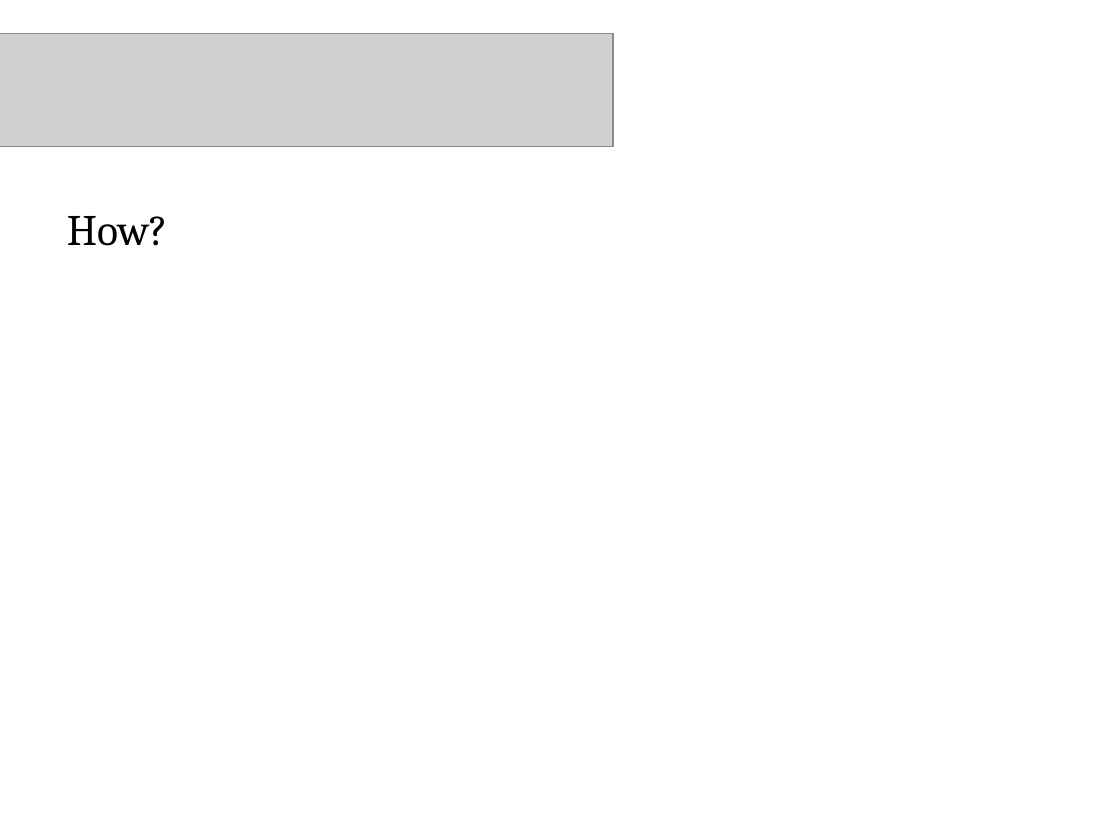
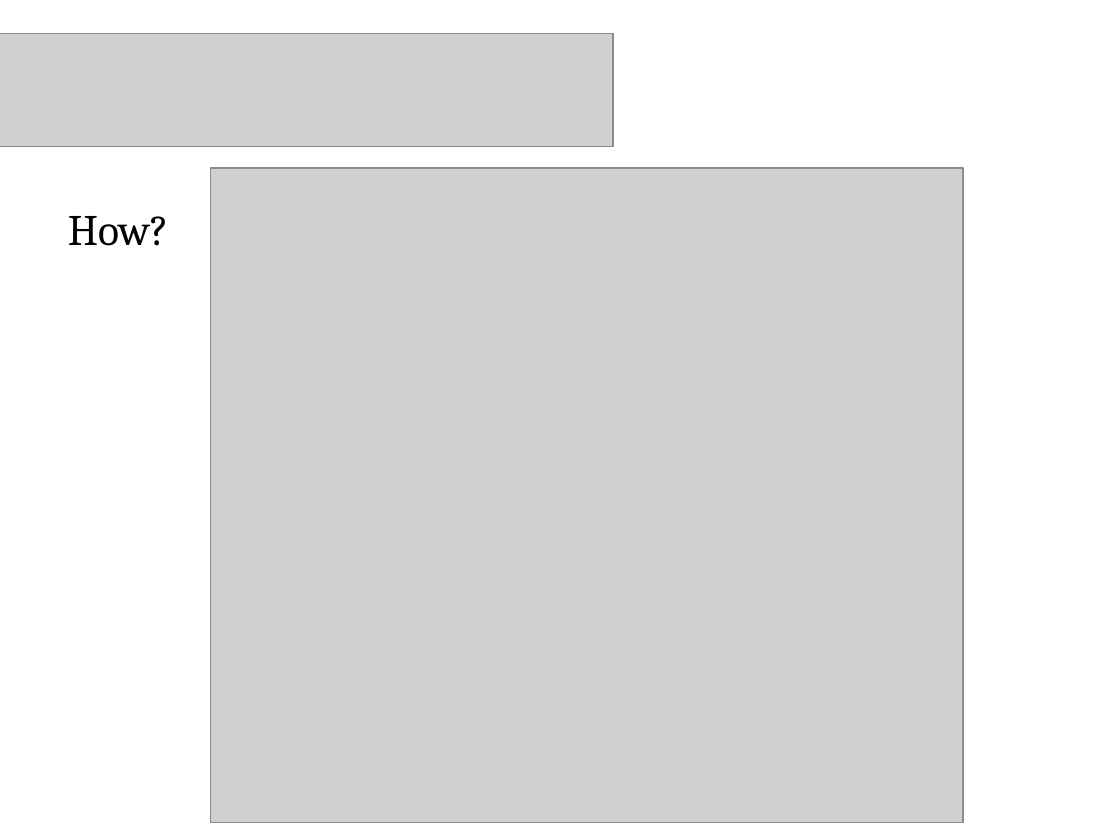
Before and after one commit to charitha09/BIT-Information-Management-System, a slide deck: slide 7 of Documents/Group14.ppt (slide 5 before the commit). Drawn at 1120x840 pixels with LibreOffice and Linux fonts; fonts in the diff are those of the drawing; grey boxes stand for pictures; background and template pictures are left out. Boxes give left, top, right and bottom in pixels: in the first picture for what was removed or moved away, otherwise in the second. Text is boxed around its words. In the diff, an @@ line names an element or a change of style, - is before the commit and + after.

```diff
--- a/Documents/Group14.ppt
+++ b/Documents/Group14.ppt
@@ picture added at (x1=211, y1=168, x2=963, y2=822) @@
@@ text "How?" at (x1=68, y1=216, x2=169, y2=246): indent changed @@
```
Also in this commit, not shown: 11 other slides changed, 2 slides added.
